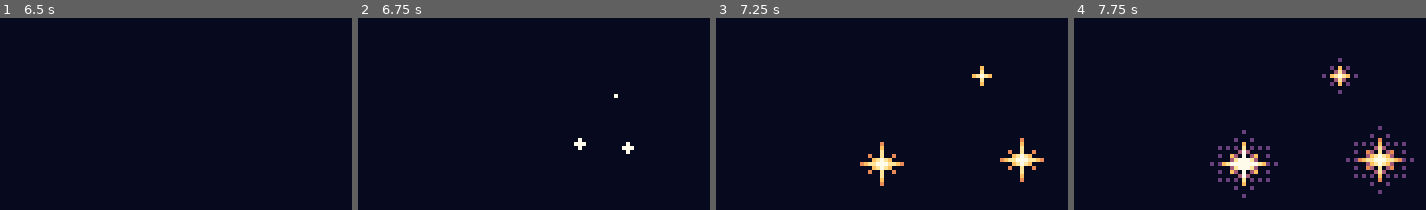
Above: before the commit, frames 1-4 (left to right).
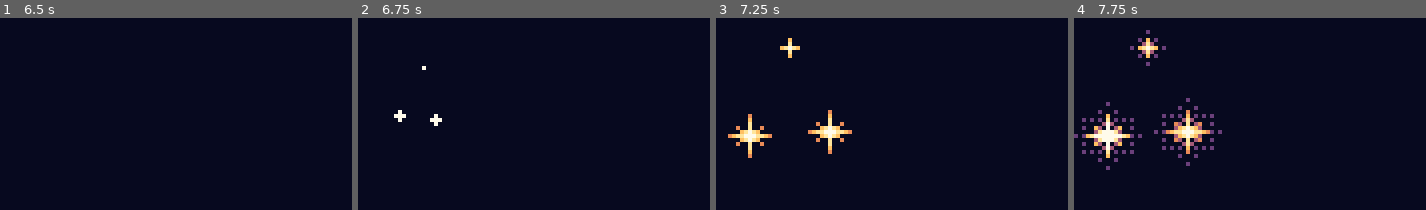
Above: after the commit, the same moments.

Repository: mrafael1/DustInSpace
Game: Godot game, scene res://game/scenes/main.tscn
Two runs of this game, one before a commit and one after it. Both use one fixed random seed, a clock stepped at 60 frames per second and the inputs below.
Inputs (mouse positions are in pixels of both pictures, inside the frame that each line leads up to):
- Up to frame 1 (6.5 s): tap Enter at 0.5, 2, 3.5 s; move the mouse to (outside the picture) at 0.52 s; hold Shift 0.53-1.25 s; click (outside the picture) at 0.67 s; tap Space at 1.25, 2.75, 4.25 s; drag from (outside the picture) to (outside the picture) at 1.27 s; move the mouse to (outside the picture) at 2.02 s; tap Ctrl at 2.1 s; click (outside the picture) at 2.17 s; drag from (outside the picture) to (144, 37) at 2.77 s; move the mouse to (outside the picture) at 3.52 s; tap B at 3.6 s; click (outside the picture) at 3.67 s; drag from (144, 37) to (outside the picture) at 4.27 s; move the mouse to (outside the picture) at 5.02 s; tap Alt at 5.1 s; click (outside the picture) at 5.17 s; drag from (outside the picture) to (outside the picture) at 5.77 s
- Up to frame 2 (6.75 s): move the mouse to (outside the picture) at 6.52 s; tap L at 6.6 s; click (outside the picture) at 6.67 s
- Up to frame 3 (7.25 s): no input
- Up to frame 4 (7.75 s): drag from (outside the picture) to (outside the picture) at 7.27 s

Frame 1 is identical in both runs. In frame 2, 0.5% of the frame differs, in the area x 10-79%, y 25-71%; in frame 3, 3.6%; in frame 4, 7.7%, in the area x 0-97%, y 6-94%.

Commit message:
fix: seed debug launch targets from the run so skies replay
The debug RNG was randomized, so the same seed and the same L presses gave a
different sky. RunState now keeps run_seed, and DebugKeys derives its own
stream from it (still separate, so pack contents never shift).

Co-Authored-By: Claude Opus 5.5 <noreply@anthropic.com>

Diff:
--- a/game/core/run_state.gd
+++ b/game/core/run_state.gd
@@ -19,6 +19,8 @@
 const LAYOUT_SEED_SALT: int = 0x5CA77E4
 
 var balance: Balance
+## The seed of the RNG the run started with. Anything replayable derives its randomness from it.
+var run_seed: int = 0
 var sky_rect: Rect2i
 var dust: int = 0
 var light: int = 0
@@ -41,6 +43,7 @@
 	balance = p_balance
 	sky_rect = p_sky_rect
 	_rng = p_rng
+	run_seed = p_rng.seed
 	_layout_rng.seed = p_rng.seed ^ LAYOUT_SEED_SALT
 	dust = balance.start_dust
 	for kind: String in balance.pack_kinds():
--- a/game/scenes/debug_keys.gd
+++ b/game/scenes/debug_keys.gd
@@ -3,15 +3,18 @@
 ## Development shortcuts, active in debug builds only.
 ## L: launch the loaded pack at a random point in the sky (stand-in until the slingshot, #5).
 
+## XOR'd into the run seed so debug targets get their own stream.
+const TARGET_SEED_SALT: int = 0xDEB6
+
 var _run: RunState
 var _sequencer: EventSequencer
-## Picks debug launch targets. Separate from the run's RNG so it never shifts pack contents.
+## Picks debug launch targets. Separate from the run's RNG so it never shifts pack contents,
+## but seeded from the run so the same seed and the same L presses replay the same sky.
 var _rng := RandomNumberGenerator.new()
 
 
 func _ready() -> void:
 	set_process_unhandled_key_input(OS.is_debug_build())
-	_rng.randomize()
 
 
 func _unhandled_key_input(event: InputEvent) -> void:
@@ -26,6 +29,7 @@
 func setup(run: RunState, sequencer: EventSequencer) -> void:
 	_run = run
 	_sequencer = sequencer
+	_rng.seed = run.run_seed ^ TARGET_SEED_SALT
 
 
 ## Launches like a player would: not while a sequence is still playing.
--- a/tests/test_main.gd
+++ b/tests/test_main.gd
@@ -109,6 +109,22 @@
 		assert_true(StarScatter.inner_rect(ScreenZones.SKY).has_point(star.position))
 
 
+func test_same_seed_and_same_debug_launches_replay_the_same_sky() -> void:
+	var keys: DebugKeys = main.get_node("DebugKeys")
+	var sequencer: EventSequencer = main.get_node("EventSequencer")
+	var skies: Array[Array] = []
+	for attempt: int in 2:
+		main.start_run(Fixtures.balance())
+		var sky: Array[Vector2i] = []
+		for launch: int in 3:
+			assert_true(keys.launch_at_random())
+			_play_until_idle(sequencer)
+		for star: Star in main.run.stars:
+			sky.append(star.position)
+		skies.append(sky)
+	assert_eq(skies[0], skies[1])
+
+
 func _play_until_idle(sequencer: EventSequencer) -> void:
 	var elapsed: float = 0.0
 	sequencer.advance(0.0)
--- a/tests/test_run_state.gd
+++ b/tests/test_run_state.gd
@@ -37,6 +37,10 @@
 	assert_eq(run.owned_packs["red"], 1)
 	assert_eq(run.stars.size(), 0)
 	assert_eq(run.outcome, RunState.Outcome.PLAYING)
+
+
+func test_run_remembers_its_seed_for_replays() -> void:
+	assert_eq(Fixtures.run({}, 42).run_seed, 42)
 
 
 func test_first_owned_pack_is_loaded_at_start() -> void:
